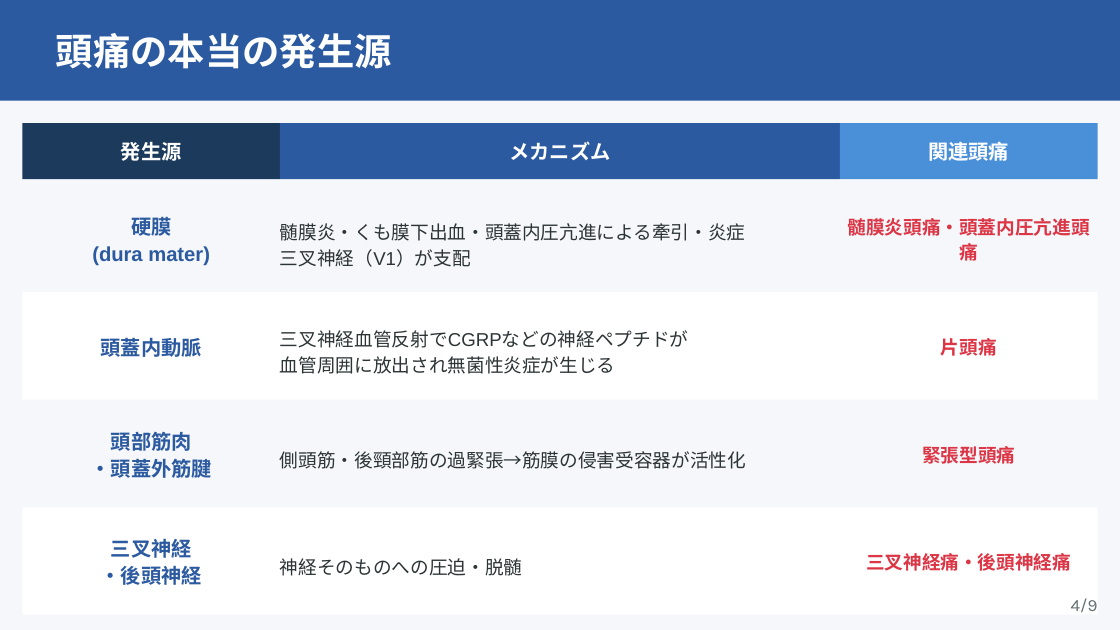
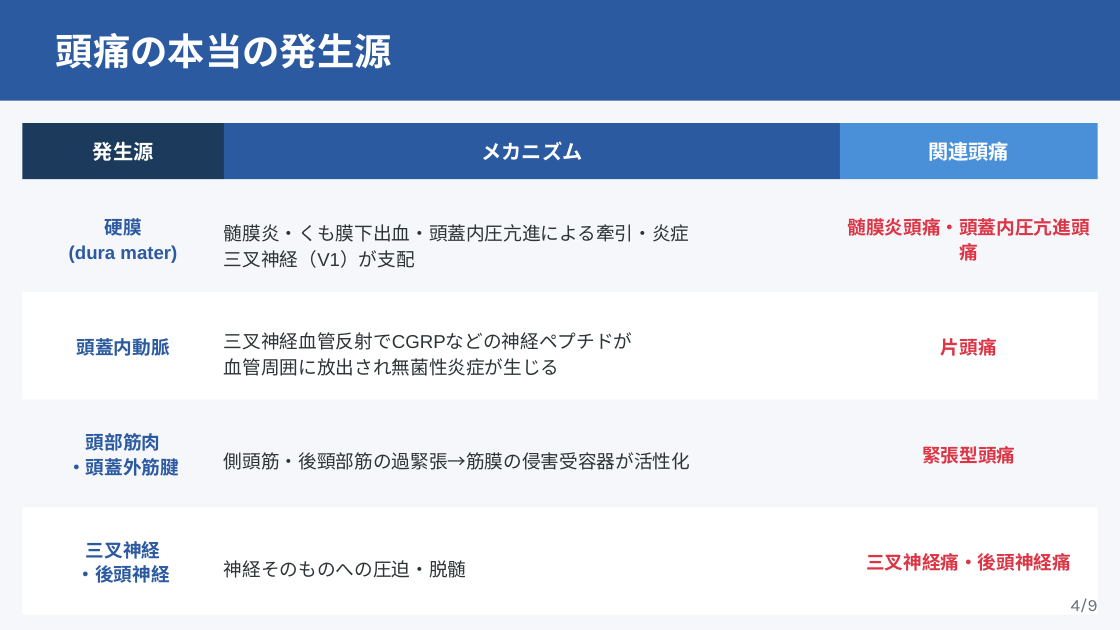
Before and after one commit to hinyan1016/hyperCKemia-tool, a slide deck: slide 4 of youtube-slides/からだの不思議10_脳と痛み/脳と痛み_スライド.pptx. Drawn at 1120x630 pixels with LibreOffice and Linux fonts; fonts in the diff are those of the drawing. Boxes give left, top, right and bottom in pixels: in the first picture for what was removed or moved away, otherwise in the second. Text is boxed around its words. In the diff, an @@ line names an element or a change of style, - is before the commit and + after.

```diff
--- a/youtube-slides/からだの不思議10_脳と痛み/脳と痛み_スライド.pptx
+++ b/youtube-slides/からだの不思議10_脳と痛み/脳と痛み_スライド.pptx
@@ text "発生源": place and size @@
-text "発生源" at box(121, 141, 182, 161)
+text "発生源" at box(93, 141, 154, 161)
@@ rectangle: place and size @@
-rectangle at box(22, 123, 280, 179)
+rectangle at box(22, 123, 224, 179)
@@ text "メカニズム": place and size @@
-text "メカニズム" at box(510, 141, 611, 160)
+text "メカニズム" at box(482, 141, 583, 160)
@@ rectangle: place and size @@
-rectangle at box(280, 123, 840, 179)
+rectangle at box(224, 123, 840, 179)
@@ text "髄膜炎・くも膜下出血・頭蓋内圧亢進による牽引・炎症": place and size @@
-text "髄膜炎・くも膜下出血・頭蓋内圧亢進による牽引・炎症" at box(280, 223, 746, 267)
+text "髄膜炎・くも膜下出血・頭蓋内圧亢進による牽引・炎症" at box(224, 224, 690, 268)
@@ text "三叉神経血管反射でCGRPなどの神経ペプチドが": place and size @@
-text "三叉神経血管反射でCGRPなどの神経ペプチドが" at box(280, 330, 688, 374)
+text "三叉神経血管反射でCGRPなどの神経ペプチドが" at box(224, 332, 632, 376)
@@ text "側頭筋・後頸部筋の過緊張→筋膜の侵害受容器が活性化": place and size @@
-text "側頭筋・後頸部筋の過緊張→筋膜の侵害受容器が活性化" at box(280, 451, 746, 469)
+text "側頭筋・後頸部筋の過緊張→筋膜の侵害受容器が活性化" at box(224, 452, 690, 470)
@@ size 13 to 12 pt in 4 elements at box(69, 215, 177, 263), box(77, 338, 170, 356), box(67, 433, 179, 476), box(77, 541, 170, 583) @@
@@ text "神経そのものへの圧迫・脱髄": place and size @@
-text "神経そのものへの圧迫・脱髄" at box(280, 558, 522, 576)
+text "神経そのものへの圧迫・脱髄" at box(224, 560, 466, 578)
```
Also in this commit, not shown: 4 other slides changed, 17 other files.
